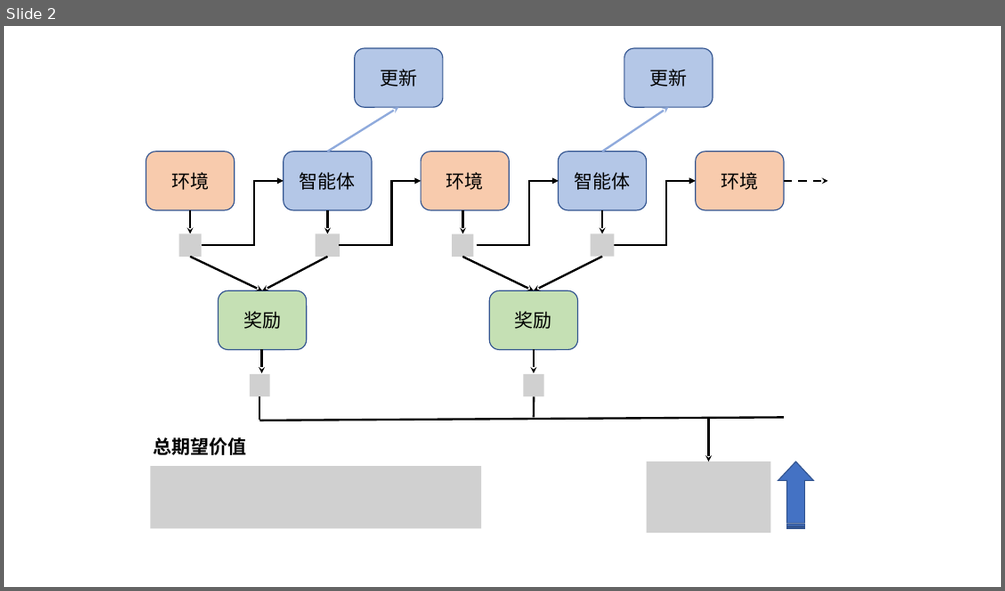
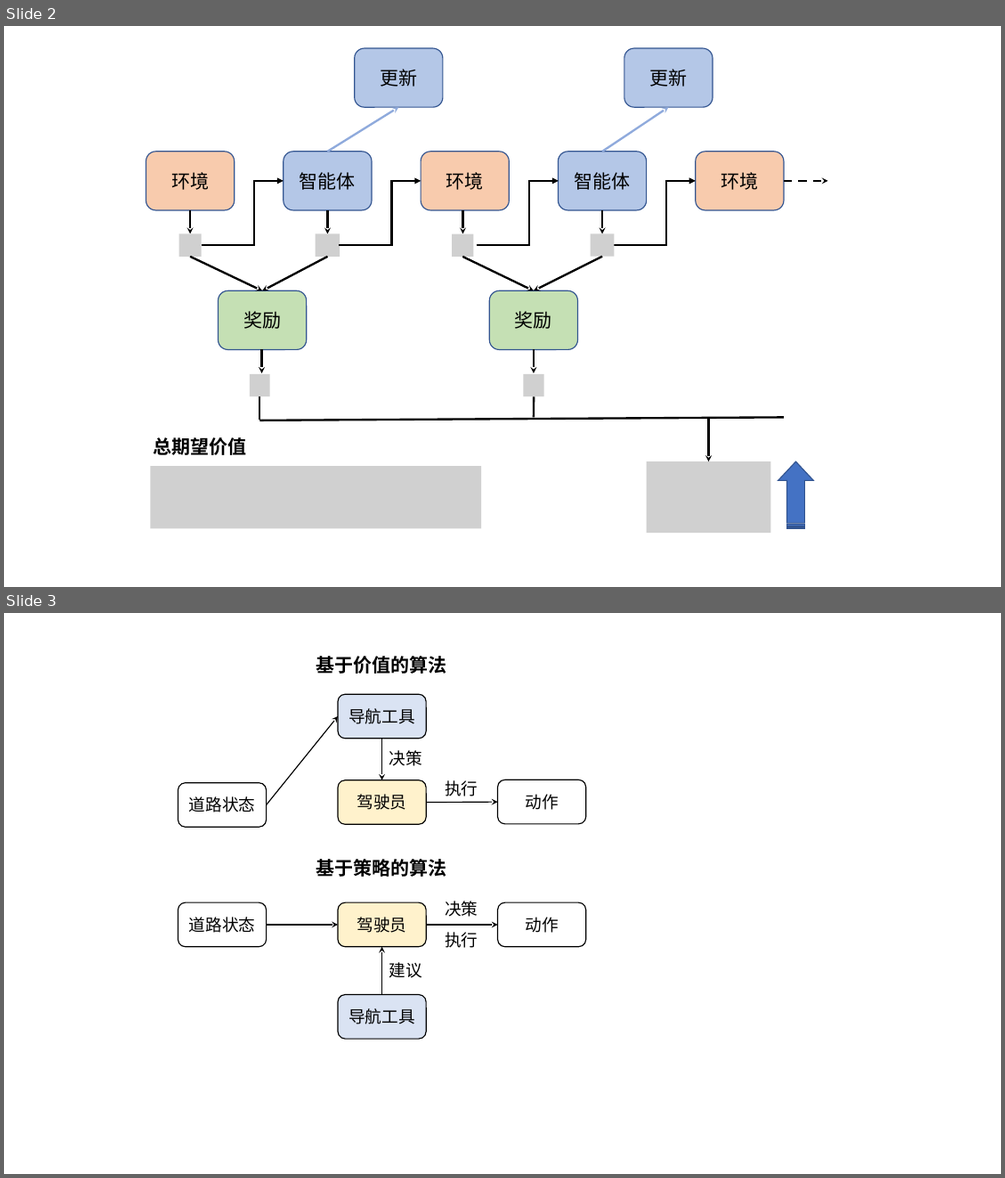
Before and after one commit to datawhalechina/joyrl-book, a slide deck: docs/ch9/main.pptx. Shown one above the other, each under a label of ours: slide 2 before the commit, slides 2 and 3 after it. The pictures are 1005x591 and 1005x1178 pixels, drawn with LibreOffice and Linux fonts; fonts in the diff are those of the drawing; grey boxes stand for pictures. Boxes give left, top, right and bottom in pixels: in the first picture for what was removed or moved away, otherwise in the second. Text is boxed around its words. In the diff, an @@ line names an element or a change of style, - is before the commit and + after.

```diff
--- a/docs/ch9/main.pptx
+++ b/docs/ch9/main.pptx
@@ slide 3 added at (x1=4, y1=613, x2=1001, y2=1174), background #FFFFFF @@
@@ group added at (x1=178, y1=656, x2=586, y2=1038): 8 rounded rectangles, 7 texts, 6 arrows @@
+导航工具
+驾驶员
+道路状态
+驾驶员
+道路状态
+动作
+导航工具
+动作
+基于价值的算法
+基于策略的算法
+决策
+执行
+决策
+执行
+建议
```
Also in this commit, not shown: 1 other slide added, 11 other files.
